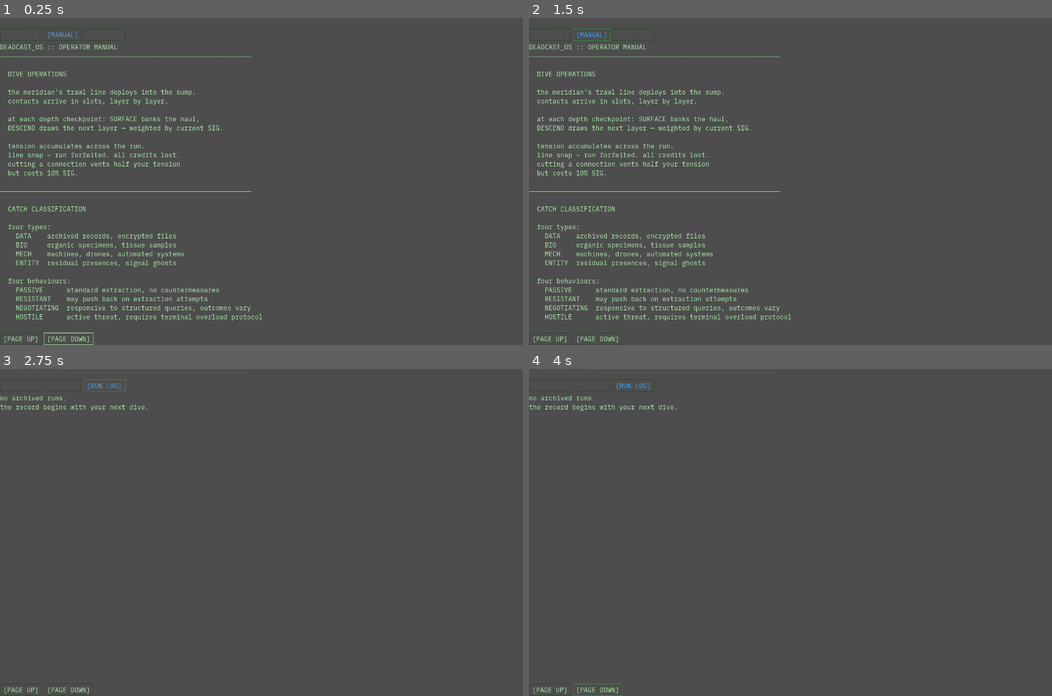
Above: before the commit, frames 1-4 (two rows, left to right).
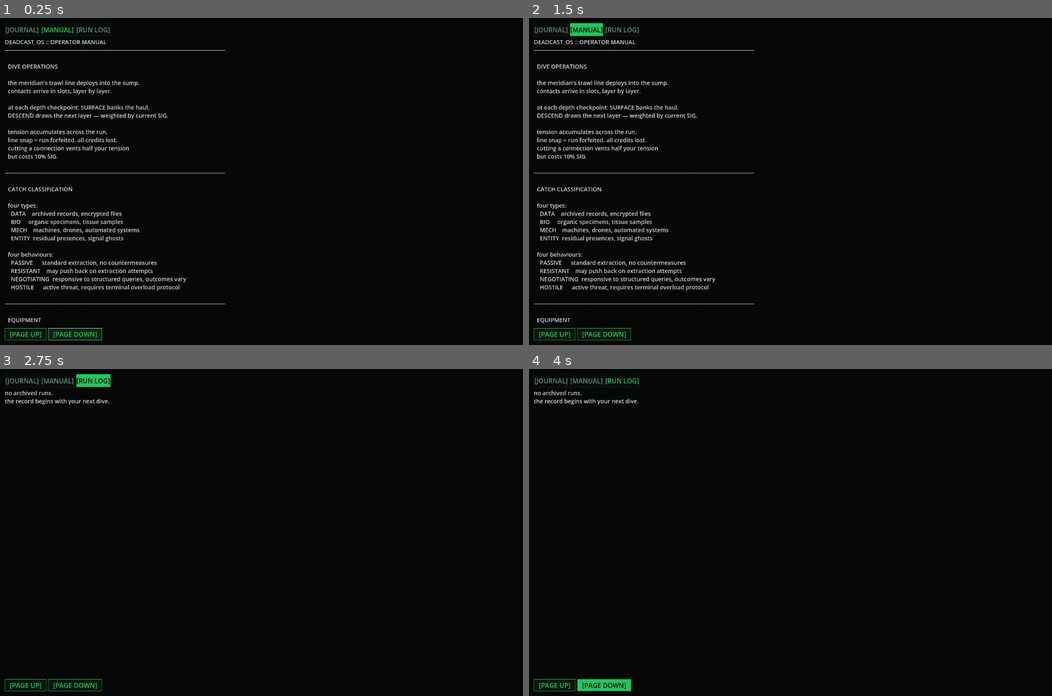
Above: after the commit, the same moments.

Repository: Teeohbee/deadcast
Game: Godot game, scene res://scenes/barge_hub/Bunk.tscn
Same seed, same stepped clock (60 frames per second), same inputs: the game is played once before the commit and once after it. This scene is started directly instead of the project's main scene.
Inputs:
- Up to frame 1 (0.25 s): no input
- Up to frame 2 (1.5 s): click "[JOURNAL]" at 0.5 s; click "[MANUAL]" at 1.25 s
- Up to frame 3 (2.75 s): click "[RUN LOG]" at 2 s
- Up to frame 4 (4 s): click "[PAGE UP]" at 2.75 s; click "[PAGE DOWN]" at 3.5 s

The runs differ from the first frame. In frame 1, 99% of the frame differs, in the area x 0-100%, y 0-100%; in frame 2, 99%; in frame 3, 100%; in frame 4, 100%.

Commit message:
refactor: migrate Bunk to deck baseline (DeckStyle/DeckNav)

Diff:
--- a/scenes/barge_hub/Bunk.gd
+++ b/scenes/barge_hub/Bunk.gd
@@ -3,26 +3,29 @@
 
 enum Mode { JOURNAL, MANUAL, LOG }
 
-@onready var content_label: RichTextLabel = $VBoxContainer/ScrollContainer/JournalLabel
-@onready var scroll_container: ScrollContainer = $VBoxContainer/ScrollContainer
-@onready var page_up_btn: Button = $VBoxContainer/PageButtons/PageUpButton
-@onready var page_down_btn: Button = $VBoxContainer/PageButtons/PageDownButton
-@onready var journal_toggle: Button = $VBoxContainer/ToggleRow/JournalToggle
-@onready var manual_toggle: Button = $VBoxContainer/ToggleRow/ManualToggle
-@onready var log_toggle: Button = $VBoxContainer/ToggleRow/RunLogToggle
+@onready var content_label: RichTextLabel = $MarginContainer/VBoxContainer/ScrollContainer/JournalLabel
+@onready var scroll_container: ScrollContainer = $MarginContainer/VBoxContainer/ScrollContainer
+@onready var page_up_btn: Button = $MarginContainer/VBoxContainer/PageButtons/PageUpButton
+@onready var page_down_btn: Button = $MarginContainer/VBoxContainer/PageButtons/PageDownButton
+@onready var journal_toggle: Button = $MarginContainer/VBoxContainer/ToggleRow/JournalToggle
+@onready var manual_toggle: Button = $MarginContainer/VBoxContainer/ToggleRow/ManualToggle
+@onready var log_toggle: Button = $MarginContainer/VBoxContainer/ToggleRow/RunLogToggle
 
 var _mode: Mode = Mode.JOURNAL
 
 func _ready() -> void:
-	self.theme = UIStyle.get_theme()
-
-	$VBoxContainer/TitleLabel.text = "┌── [ THE BUNK ] ──────────────────────────────────────────────"
-	UIStyle.apply_label($VBoxContainer/TitleLabel, UIStyle.COL_DIM)
-
-	for btn in [page_up_btn, page_down_btn, journal_toggle, manual_toggle, log_toggle]:
+	for btn in [journal_toggle, manual_toggle, log_toggle]:
 		btn.focus_mode = Control.FOCUS_ALL
 		btn.alignment = HORIZONTAL_ALIGNMENT_LEFT
-		UIStyle.apply_button(btn)
+		DeckStyle.apply_function_key(btn)
+
+	for btn in [page_up_btn, page_down_btn]:
+		btn.focus_mode = Control.FOCUS_ALL
+		btn.alignment = HORIZONTAL_ALIGNMENT_LEFT
+		DeckStyle.apply_action_button(btn)
+
+	content_label.add_theme_color_override("default_color", DeckStyle.TEXT)
+	content_label.add_theme_font_size_override("normal_font_size", DeckStyle.SIZE_BODY)
 
 	page_up_btn.pressed.connect(_on_page_up)
 	page_down_btn.pressed.connect(_on_page_down)
@@ -37,6 +40,20 @@
 
 	await get_tree().process_frame
 	page_down_btn.grab_focus()
+	_wire_focus_graph()
+
+func _wire_focus_graph() -> void:
+	DeckNav.link(journal_toggle, manual_toggle, SIDE_RIGHT)
+	DeckNav.link(manual_toggle, journal_toggle, SIDE_LEFT)
+	DeckNav.link(manual_toggle, log_toggle, SIDE_RIGHT)
+	DeckNav.link(log_toggle, manual_toggle, SIDE_LEFT)
+	DeckNav.link(page_up_btn, page_down_btn, SIDE_RIGHT)
+	DeckNav.link(page_down_btn, page_up_btn, SIDE_LEFT)
+	DeckNav.link(journal_toggle, page_down_btn, SIDE_BOTTOM)
+	DeckNav.link(manual_toggle, page_down_btn, SIDE_BOTTOM)
+	DeckNav.link(log_toggle, page_down_btn, SIDE_BOTTOM)
+	DeckNav.link(page_up_btn, journal_toggle, SIDE_TOP)
+	DeckNav.link(page_down_btn, journal_toggle, SIDE_TOP)
 
 func _set_mode(mode: Mode) -> void:
 	_mode = mode
@@ -46,15 +63,14 @@
 
 func _refresh_toggles() -> void:
 	var cols := {
-		Mode.JOURNAL: UIStyle.COL_ACCENT if _mode == Mode.JOURNAL else UIStyle.COL_DIM,
-		Mode.MANUAL: UIStyle.COL_ACCENT if _mode == Mode.MANUAL else UIStyle.COL_DIM,
-		Mode.LOG: UIStyle.COL_ACCENT if _mode == Mode.LOG else UIStyle.COL_DIM,
+		Mode.JOURNAL: DeckStyle.GREEN if _mode == Mode.JOURNAL else DeckStyle.DIM,
+		Mode.MANUAL: DeckStyle.GREEN if _mode == Mode.MANUAL else DeckStyle.DIM,
+		Mode.LOG: DeckStyle.GREEN if _mode == Mode.LOG else DeckStyle.DIM,
 	}
 	for pair in [[journal_toggle, cols[Mode.JOURNAL]], [manual_toggle, cols[Mode.MANUAL]], [log_toggle, cols[Mode.LOG]]]:
 		var btn := pair[0] as Button
 		var col := pair[1] as Color
 		btn.add_theme_color_override("font_color", col)
-		btn.add_theme_color_override("font_hover_color", col)
 		btn.add_theme_color_override("font_focus_color", col)
 
 func _refresh_content() -> void:
--- a/scenes/barge_hub/Bunk.tscn
+++ b/scenes/barge_hub/Bunk.tscn
@@ -9,41 +9,52 @@
 anchor_right = 1.0
 anchor_bottom = 1.0
 
-[node name="VBoxContainer" type="VBoxContainer" parent="."]
+[node name="Background" type="ColorRect" parent="."]
 layout_mode = 1
 anchors_preset = 15
 anchor_right = 1.0
 anchor_bottom = 1.0
+color = Color(0.0196, 0.0314, 0.0235, 1)
+mouse_filter = 2
 
-[node name="TitleLabel" type="Label" parent="VBoxContainer"]
-text = "THE BUNK"
+[node name="MarginContainer" type="MarginContainer" parent="."]
+layout_mode = 1
+anchors_preset = 15
+anchor_right = 1.0
+anchor_bottom = 1.0
+theme_override_constants/margin_left = 12
+theme_override_constants/margin_top = 12
+theme_override_constants/margin_right = 12
+theme_override_constants/margin_bottom = 12
 
-[node name="ToggleRow" type="HBoxContainer" parent="VBoxContainer"]
+[node name="VBoxContainer" type="VBoxContainer" parent="MarginContainer"]
 
-[node name="JournalToggle" type="Button" parent="VBoxContainer/ToggleRow"]
+[node name="ToggleRow" type="HBoxContainer" parent="MarginContainer/VBoxContainer"]
+
+[node name="JournalToggle" type="Button" parent="MarginContainer/VBoxContainer/ToggleRow"]
 text = "[JOURNAL]"
 
-[node name="ManualToggle" type="Button" parent="VBoxContainer/ToggleRow"]
+[node name="ManualToggle" type="Button" parent="MarginContainer/VBoxContainer/ToggleRow"]
 text = "[MANUAL]"
 
-[node name="RunLogToggle" type="Button" parent="VBoxContainer/ToggleRow"]
+[node name="RunLogToggle" type="Button" parent="MarginContainer/VBoxContainer/ToggleRow"]
 text = "[RUN LOG]"
 
-[node name="ScrollContainer" type="ScrollContainer" parent="VBoxContainer"]
+[node name="ScrollContainer" type="ScrollContainer" parent="MarginContainer/VBoxContainer"]
 size_flags_vertical = 3
 horizontal_scroll_mode = 0
 vertical_scroll_mode = 3
 
-[node name="JournalLabel" type="RichTextLabel" parent="VBoxContainer/ScrollContainer"]
+[node name="JournalLabel" type="RichTextLabel" parent="MarginContainer/VBoxContainer/ScrollContainer"]
 size_flags_horizontal = 3
 fit_content = true
 scroll_active = false
 bbcode_enabled = false
 
-[node name="PageButtons" type="HBoxContainer" parent="VBoxContainer"]
+[node name="PageButtons" type="HBoxContainer" parent="MarginContainer/VBoxContainer"]
 
-[node name="PageUpButton" type="Button" parent="VBoxContainer/PageButtons"]
+[node name="PageUpButton" type="Button" parent="MarginContainer/VBoxContainer/PageButtons"]
 text = "[PAGE UP]"
 
-[node name="PageDownButton" type="Button" parent="VBoxContainer/PageButtons"]
+[node name="PageDownButton" type="Button" parent="MarginContainer/VBoxContainer/PageButtons"]
 text = "[PAGE DOWN]"
